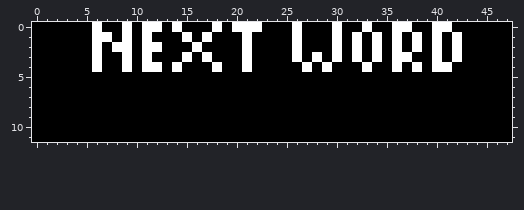
Two versions of one pixel-art file, art/lobby/title-next.ase. That is the earlier state.
48x12 pixels, 1 frame.
The same view after the edit:
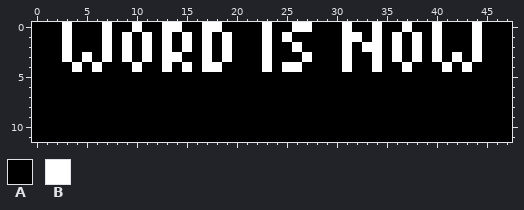
Palette (. is transparent): A #000000  B #ffffff
Diff:
{"y":0,"x":3,"old":"A","new":"B"}
{"y":0,"x":6,"old":"BA","new":"AB"}
{"y":0,"x":9,"old":"BABBA","new":"ABAAB"}
{"y":0,"x":17,"old":"A","new":"B"}
{"y":0,"x":20,"old":"BBBA","new":"AAAB"}
{"y":0,"x":27,"old":"A","new":"B"}
{"y":0,"x":30,"old":"BA","new":"AB"}
{"y":0,"x":33,"old":"BA","new":"AB"}
{"y":0,"x":36,"old":"B","new":"A"}
{"y":0,"x":41,"old":"B","new":"A"}
{"y":0,"x":44,"old":"A","new":"B"}
{"y":1,"x":3,"old":"A","new":"B"}
{"y":1,"x":6,"old":"B","new":"A"}
{"y":1,"x":13,"old":"A","new":"B"}
{"y":1,"x":19,"old":"A","new":"B"}
{"y":1,"x":21,"old":"B","new":"A"}
{"y":1,"x":23,"old":"A","new":"B"}
{"y":1,"x":25,"old":"AB","new":"BA"}
{"y":1,"x":30,"old":"BA","new":"AB"}
{"y":1,"x":42,"old":"B","new":"A"}
{"y":1,"x":44,"old":"A","new":"B"}
{"y":2,"x":3,"old":"A","new":"B"}
{"y":2,"x":6,"old":"BAB","new":"ABA"}
{"y":2,"x":12,"old":"BA","new":"AB"}
{"y":2,"x":15,"old":"ABA","new":"BAB"}
{"y":2,"x":19,"old":"A","new":"B"}
{"y":2,"x":21,"old":"B","new":"A"}
{"y":2,"x":23,"old":"A","new":"B"}
{"y":2,"x":30,"old":"BABA","new":"ABAB"}
{"y":2,"x":42,"old":"B","new":"A"}
{"y":2,"x":44,"old":"A","new":"B"}
{"y":3,"x":3,"old":"A","new":"B"}
{"y":3,"x":5,"old":"ABA","new":"BAB"}
{"y":3,"x":13,"old":"AAB","new":"BBA"}
{"y":3,"x":19,"old":"A","new":"B"}
{"y":3,"x":21,"old":"B","new":"A"}
{"y":3,"x":23,"old":"A","new":"B"}
{"y":3,"x":26,"old":"BAB","new":"ABA"}
{"y":3,"x":30,"old":"BAB","new":"ABA"}
{"y":3,"x":37,"old":"BA","new":"AB"}
{"y":3,"x":44,"old":"A","new":"B"}
{"y":4,"x":4,"old":"A","new":"B"}
{"y":4,"x":9,"old":"BABBABA","new":"ABAABAB"}
{"y":4,"x":17,"old":"A","new":"B"}
{"y":4,"x":21,"old":"B","new":"A"}
{"y":4,"x":23,"old":"A","new":"B"}
{"y":4,"x":25,"old":"AAB","new":"BBA"}
{"y":4,"x":29,"old":"B","new":"A"}
{"y":4,"x":31,"old":"A","new":"B"}
{"y":4,"x":33,"old":"BA","new":"AB"}
{"y":4,"x":36,"old":"BAB","new":"ABA"}
{"y":4,"x":40,"old":"B","new":"A"}
{"y":4,"x":43,"old":"A","new":"B"}
{"label":"changed","picture_box":[62,22,482,72]}
